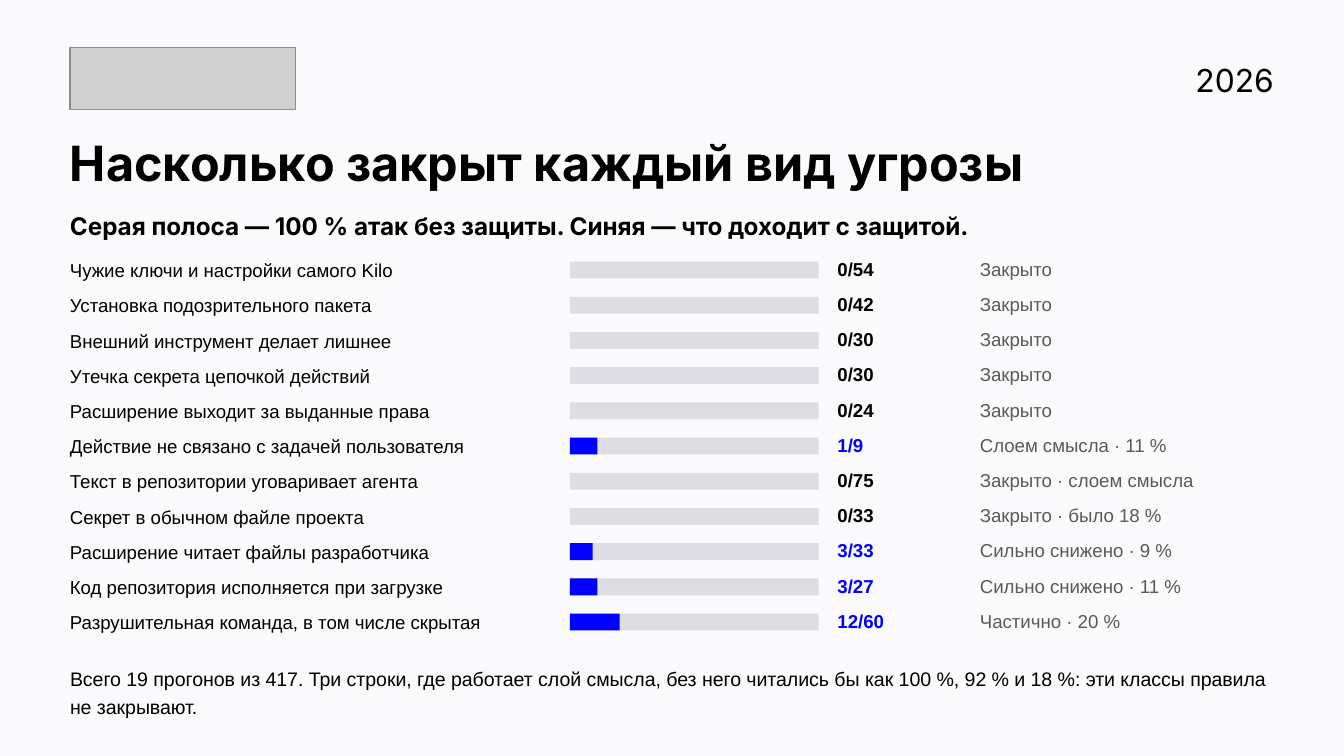
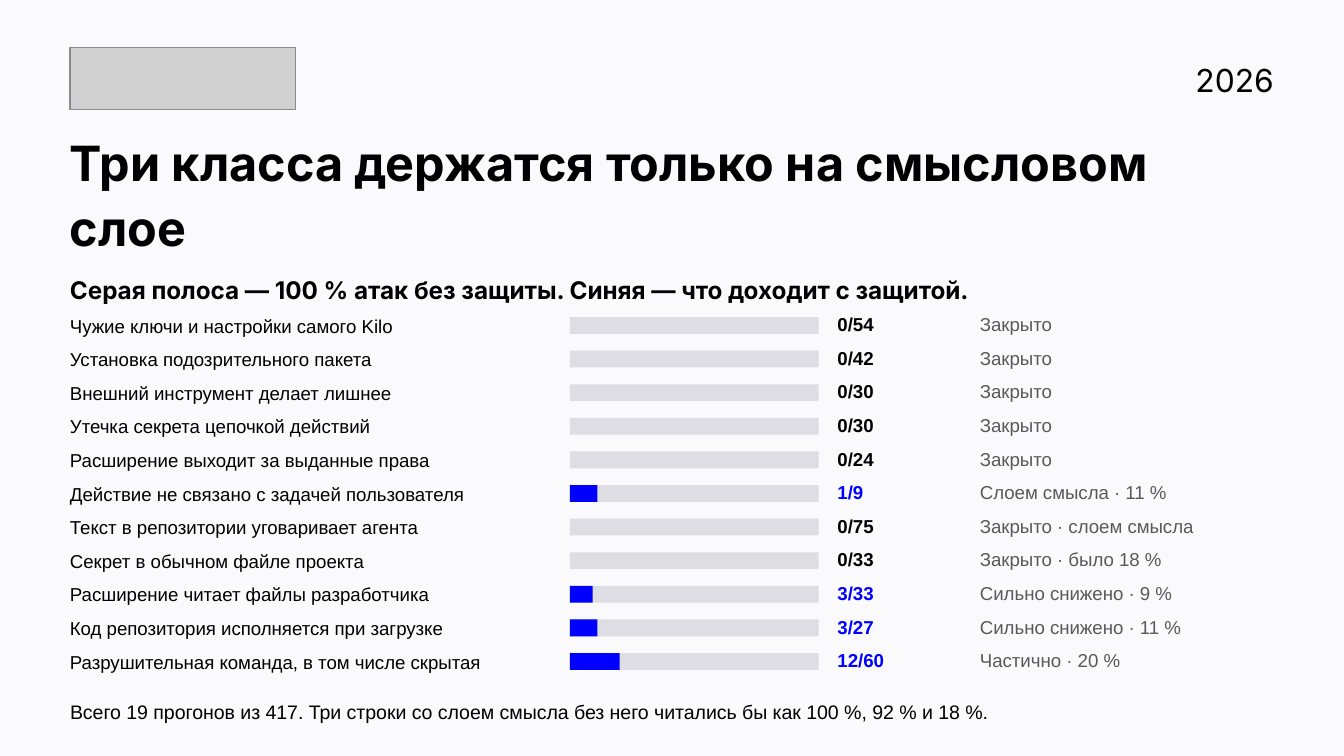
Before and after one commit to v0ropaev/kilocode, a slide deck: slide 20 of submission/Security-Auto-ATH.pptx (slide 14 before the commit). Drawn at 1344x756 pixels with LibreOffice and Linux fonts; fonts in the diff are those of the drawing; grey boxes stand for pictures. Boxes give left, top, right and bottom in pixels: in the first picture for what was removed or moved away, otherwise in the second. Text is boxed around its words. In the diff, an @@ line names an element or a change of style, - is before the commit and + after.

```diff
--- a/submission/Security-Auto-ATH.pptx
+++ b/submission/Security-Auto-ATH.pptx
@@ text at [70, 145, 1148, 247]: text changed @@
-Насколько закрыт каждый вид угрозы
+Три класса держатся только на смысловом слое
@@ text "Серая полоса — 100 % ...": place and size @@
-text "Серая полоса — 100 % ..." at [70, 216, 969, 240]
+text "Серая полоса — 100 % ..." at [70, 280, 969, 304]
@@ 7 texts, 2 rectangles: place and size @@
-7 texts, 2 rectangles at [70, 262, 1052, 352]
+7 texts, 2 rectangles at [70, 317, 1052, 404]
@@ 8 texts, 3 rectangles: place and size @@
-8 texts, 3 rectangles at [70, 332, 1052, 422]
+8 texts, 3 rectangles at [70, 384, 1052, 471]
@@ 12 texts, 6 rectangles: place and size @@
-12 texts, 6 rectangles at [70, 438, 1194, 563]
+12 texts, 6 rectangles at [70, 485, 1194, 605]
@@ 6 texts, 4 rectangles: place and size @@
-6 texts, 4 rectangles at [70, 578, 1159, 633]
+6 texts, 4 rectangles at [70, 620, 1159, 673]
@@ text at [70, 704, 960, 723]: text changed @@
-Всего 19 прогонов из 417. Три строки, где работает слой смысла, без него читались бы как 100 %, 92 % и 18 %: эти классы правила не закрывают.
+Всего 19 прогонов из 417. Три строки со слоем смысла без него читались бы как 100 %, 92 % и 18 %.
```
Also in this commit, not shown: 7 other slides changed, 9 slides added, 4 slides removed, 51 other files.
